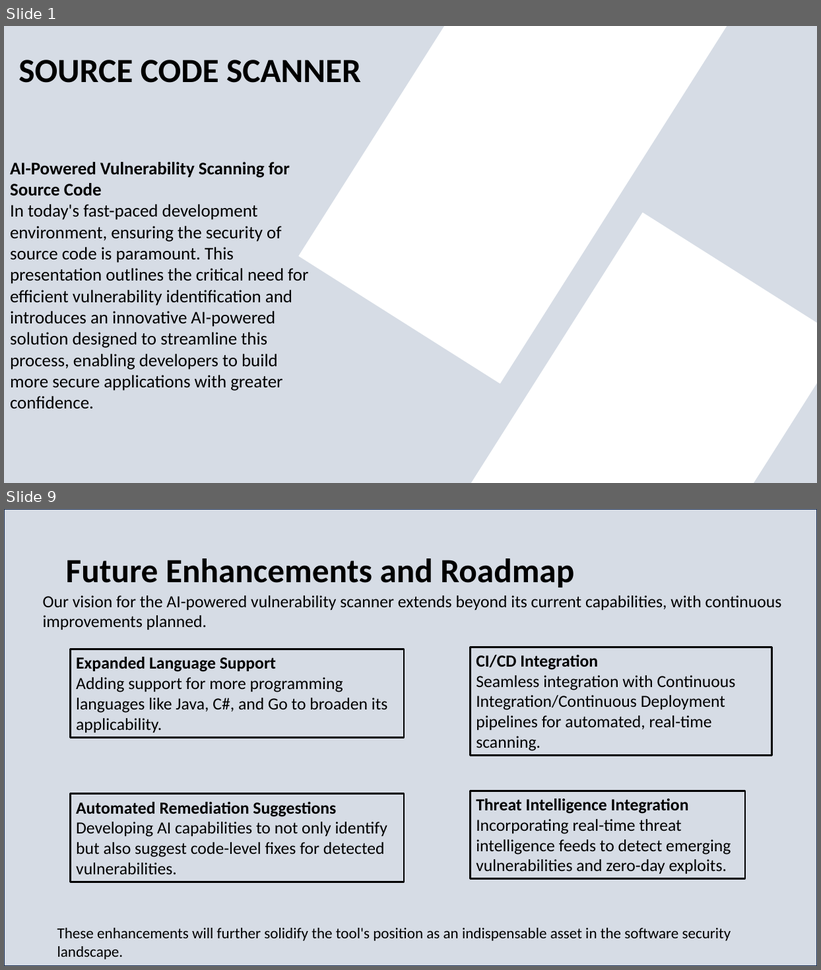
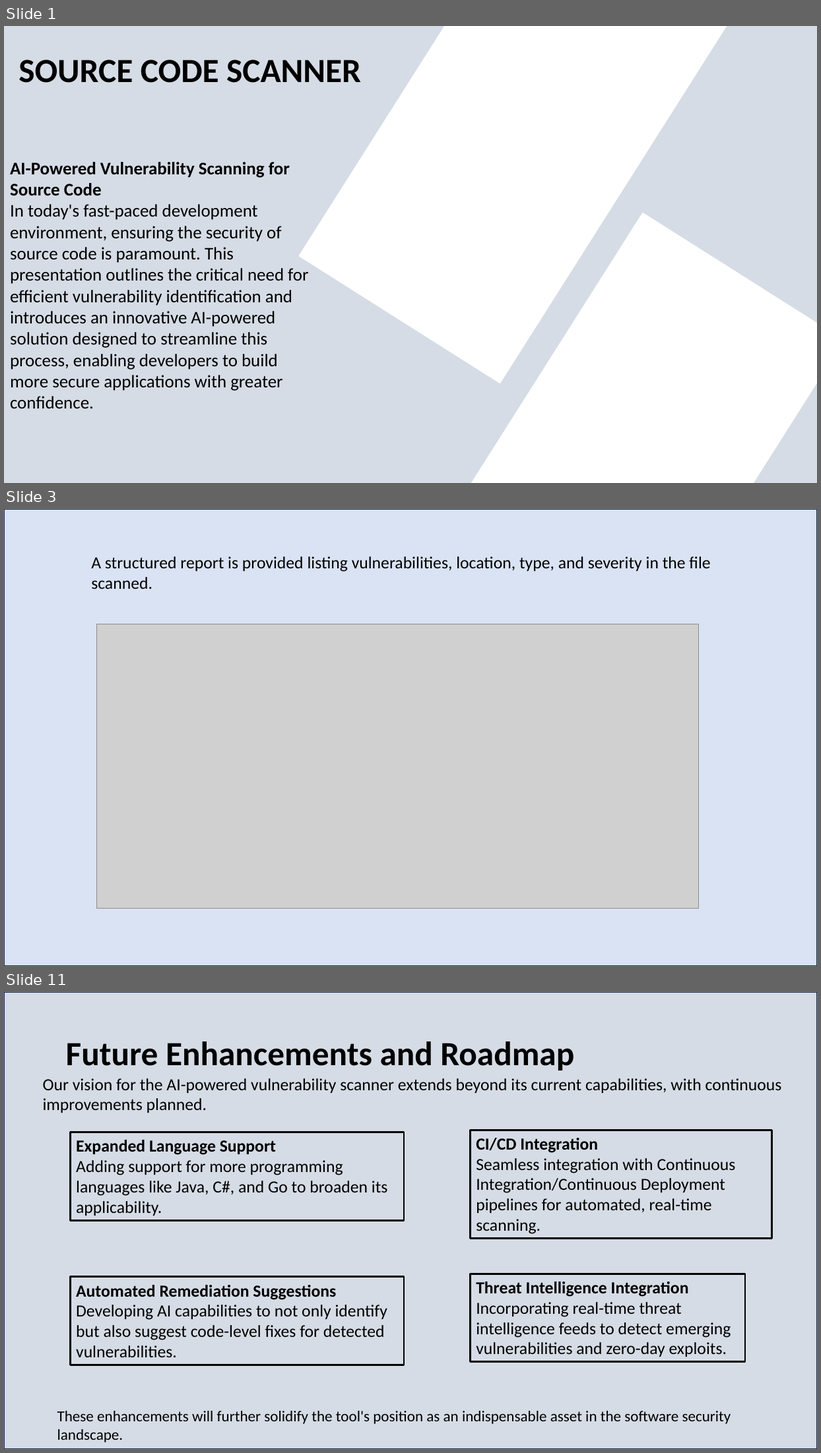
Before and after one commit to fardeen-codes07/Smart-Code-vulnerablilty-Triage-System, a slide deck: SOURCE CODE SCANNER PPT.pptx. Shown one above the other, each under a label of ours: slides 1 and 9 before the commit, slides 1, 3 and 11 after it; the slides between them are not shown. The pictures are 821x970 and 821x1453 pixels, drawn with LibreOffice and Linux fonts; fonts in the diff are those of the drawing; grey boxes stand for pictures; background and template pictures are left out. Boxes give left, top, right and bottom in pixels: in the first picture for what was removed or moved away, otherwise in the second. Text is boxed around its words. In the diff, an @@ line names an element or a change of style, - is before the commit and + after.

```diff
--- a/SOURCE CODE SCANNER PPT.pptx
+++ b/SOURCE CODE SCANNER PPT.pptx
@@ slide 3 added at [4, 509, 817, 966], background #FFFFFF @@
@@ rectangle added at [4, 509, 817, 966], fill #DAE3F3, outline #1E3256 1 pt @@
@@ text added at [91, 557, 710, 589], 20 pt, text #000000 @@
+A structured report is provided listing vulnerabilities, location, type, and severity in the file scanned.
@@ picture added at [96, 625, 699, 908] @@
@@ what was slide 9 is now slide 11 @@
```
Also in this commit, not shown: 7 slides changed, 2 other slides added.
